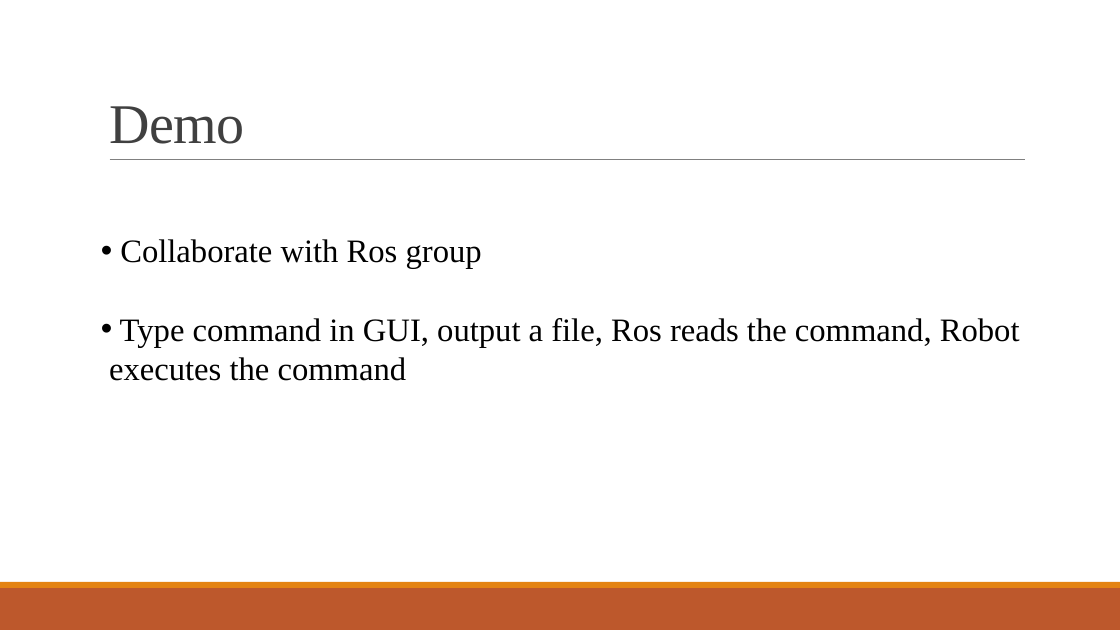
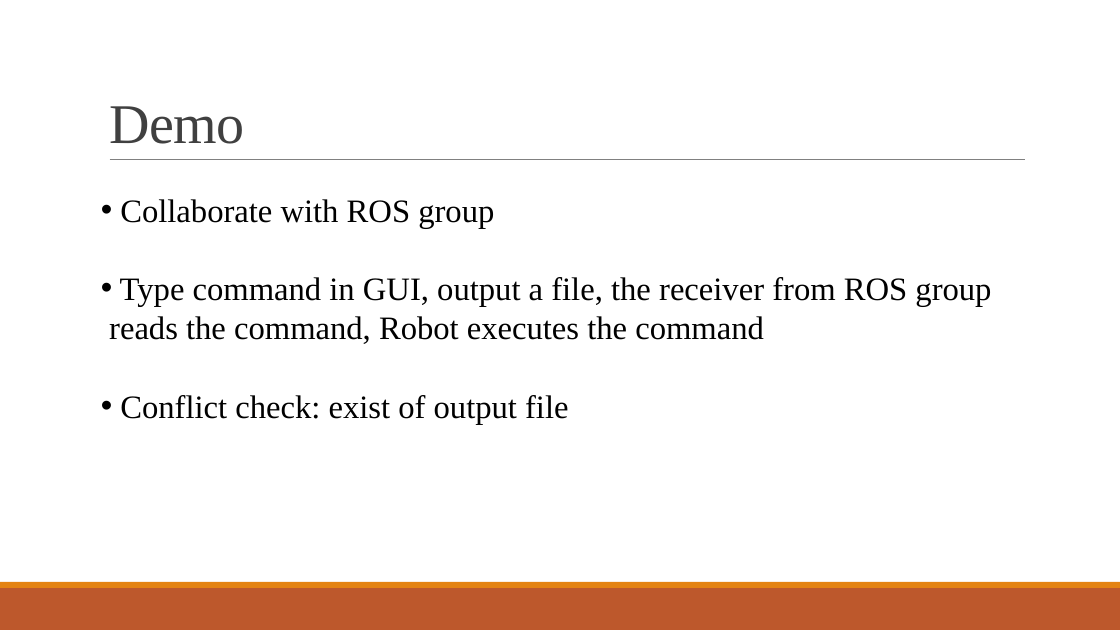
Before and after one commit to ScarletGuo/HCI-CommandCenter, a slide deck: slide 4 of CC update 12:13.pptx. Drawn at 1120x630 pixels with LibreOffice and Linux fonts; fonts in the diff are those of the drawing. Boxes give left, top, right and bottom in pixels: in the first picture for what was removed or moved away, otherwise in the second. Text is boxed around its words. In the diff, an @@ line names an element or a change of style, - is before the commit and + after.

```diff
--- a/CC update 12:13.pptx
+++ b/CC update 12:13.pptx
@@ text at [109,199,991,424]: text changed @@
-• Collaborate with Ros group
-• Type command in GUI, output a file, Ros reads the command, Robot executes the command
+• Collaborate with ROS group
+• Type command in GUI, output a file, the receiver from ROS group reads the command, Robot executes the command
+• Conflict check: exist of output file
```
Also in this commit, not shown: 1 other slide changed, 1 slide added, 1 slide removed.
